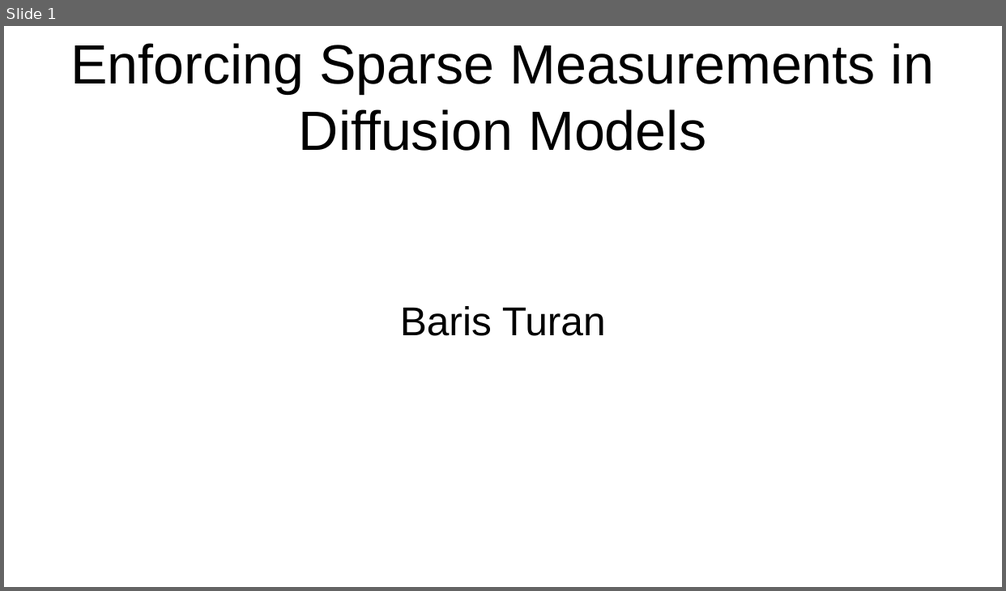
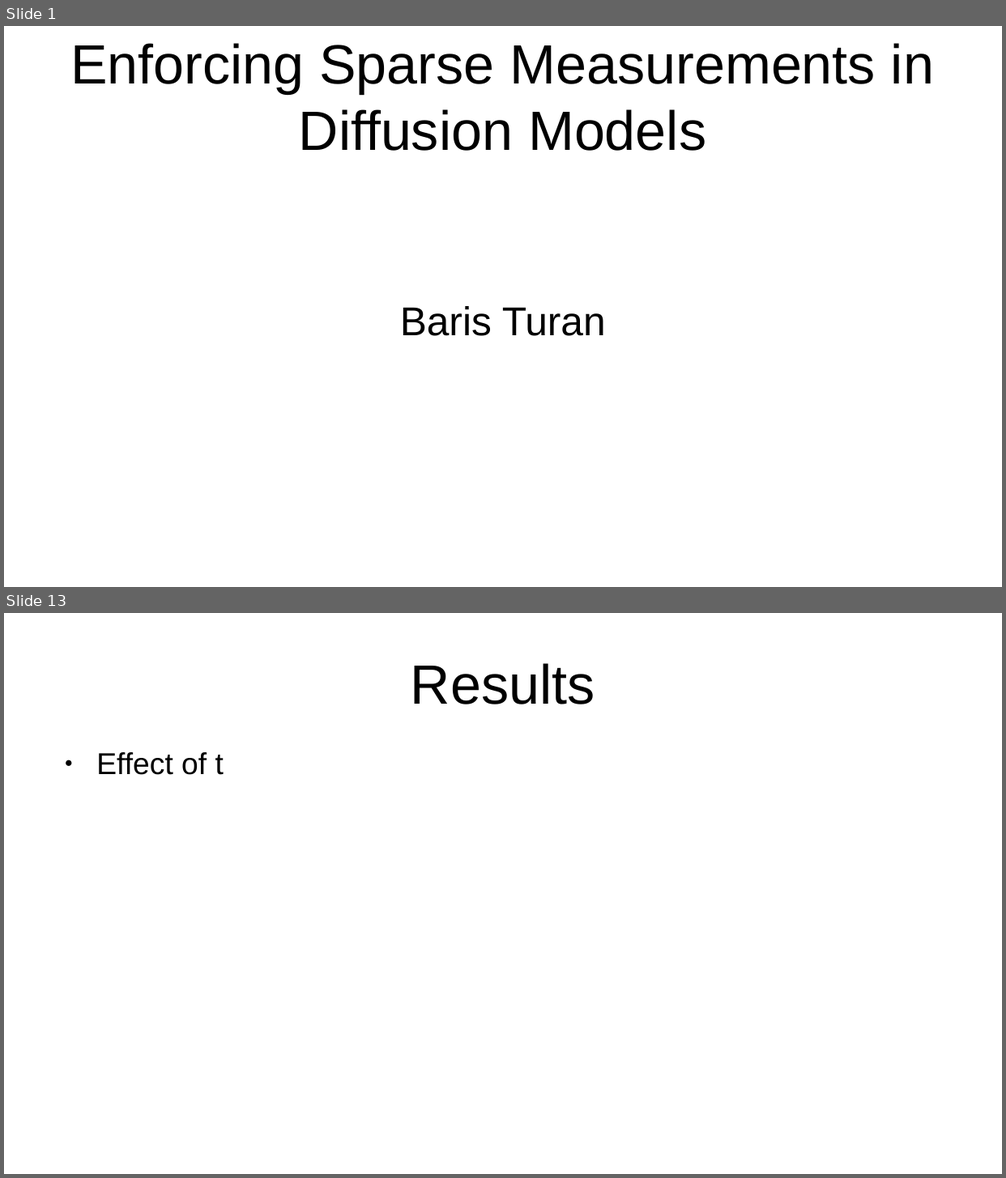
Before and after one commit to baristuran/baris-personal, a slide deck: Enforcing_Sparse_Measurements.odp. Shown one above the other, each under a label of ours: slide 1 before the commit, slides 1 and 13 after it; the slides between them are not shown. The pictures are 1006x591 and 1006x1178 pixels, drawn with LibreOffice and Linux fonts; fonts in the diff are those of the drawing. Boxes give left, top, right and bottom in pixels: in the first picture for what was removed or moved away, otherwise in the second. Text is boxed around its words. In the diff, an @@ line names an element or a change of style, - is before the commit and + after.

```diff
--- a/Enforcing_Sparse_Measurements.odp
+++ b/Enforcing_Sparse_Measurements.odp
@@ slide 13 added at <box>4,613,1002,1174</box>, background #FFFFFF @@
@@ title added at <box>411,663,595,705</box>, 44 pt, text #000000 @@
+Results
@@ text added at <box>96,752,224,775</box>, 24 pt, text #000000 @@
+● Effect of t
```
Also in this commit, not shown: 3 slides changed, 9 other slides added, 3 slides removed, 4 other files.
